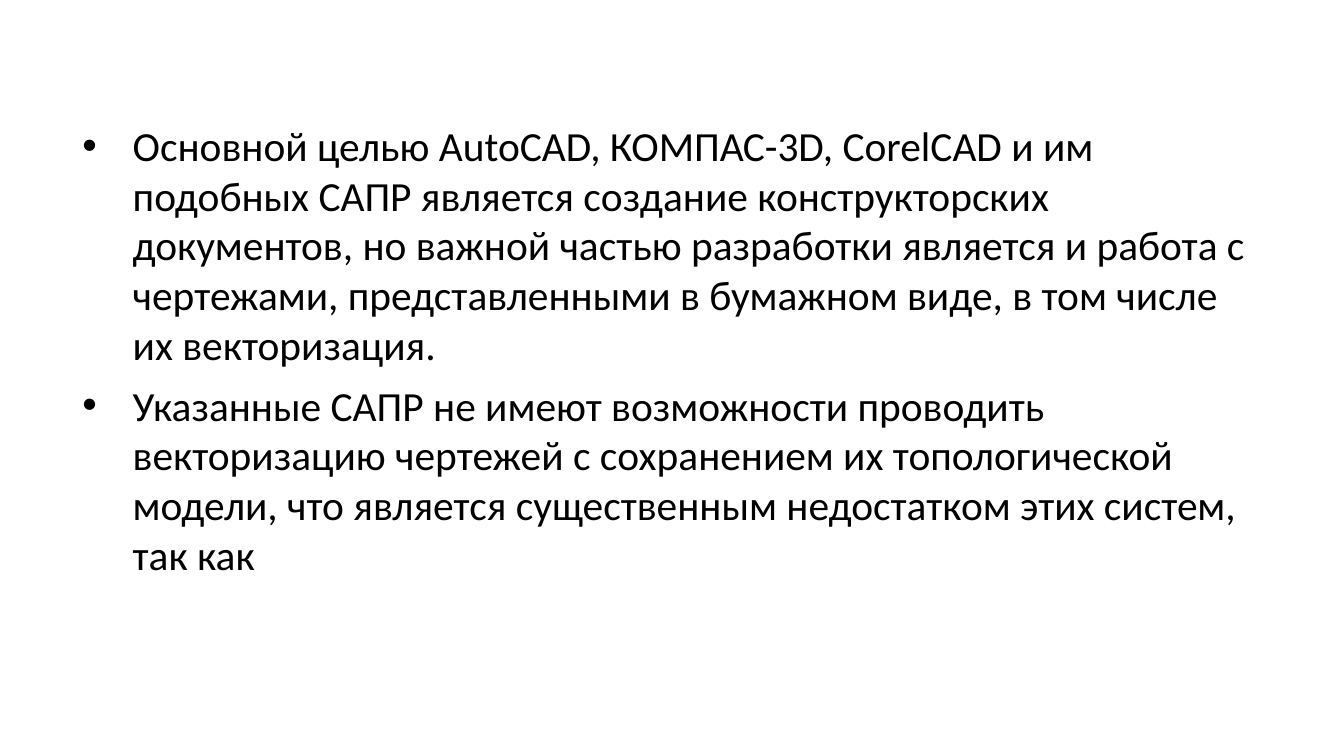
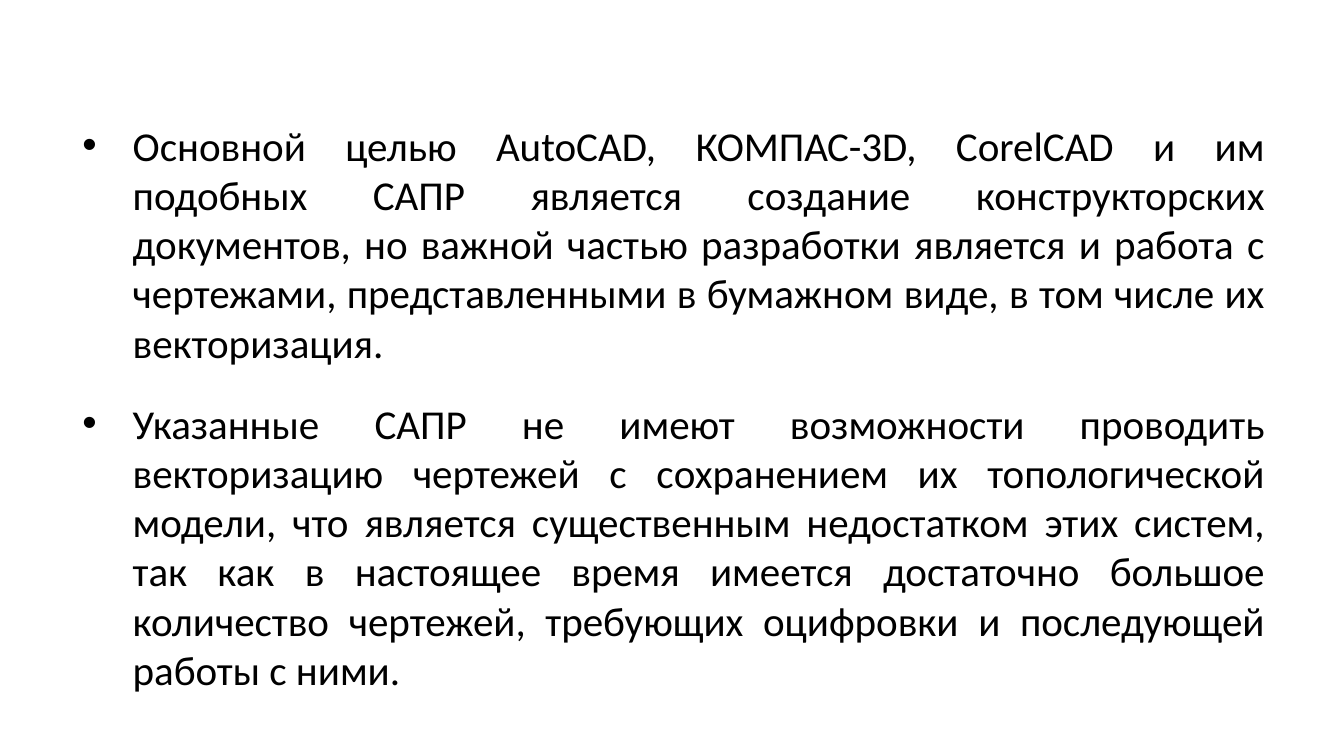
Before and after one commit to alexdegtev/FormingVectorModel, a slide deck: slide 2 of docs/Магистерская диссертация. Дёгтев А.С. 1.ppt. Drawn at 1344x756 pixels with LibreOffice and Linux fonts; fonts in the diff are those of the drawing; background and template pictures are left out. Boxes give left, top, right and bottom in pixels: in the first picture for what was removed or moved away, otherwise in the second. Text is boxed around its words. In the diff, an @@ line names an element or a change of style, - is before the commit and + after.

Commit message:
Edit presentation

```diff
--- a/docs/Магистерская диссертация. Дёгтев А.С. 1.ppt
+++ b/docs/Магистерская диссертация. Дёгтев А.С. 1.ppt
@@ text at (133,132,1265,365): size 22.2 to 22 pt in "Основной целью AutoCAD, КОМПАС-3D, CorelCAD и им ..."; alignment left to justified @@
@@ text at (133,412,1265,692): text changed; size 22.2 to 22 pt @@
-• Указанные САПР не имеют возможности проводить векторизацию чертежей с сохранением их топологической модели, что является существенным недостатком этих систем, так как
+• Указанные САПР не имеют возможности проводить векторизацию чертежей с сохранением их топологической модели, что является существенным недостатком этих систем, так как в настоящее время имеется достаточно большое количество чертежей, требующих оцифровки и последующей работы с ними.
```
Also in this commit, not shown: 4 other slides changed, 12 slides added, 5 slides removed, 15 other files.
